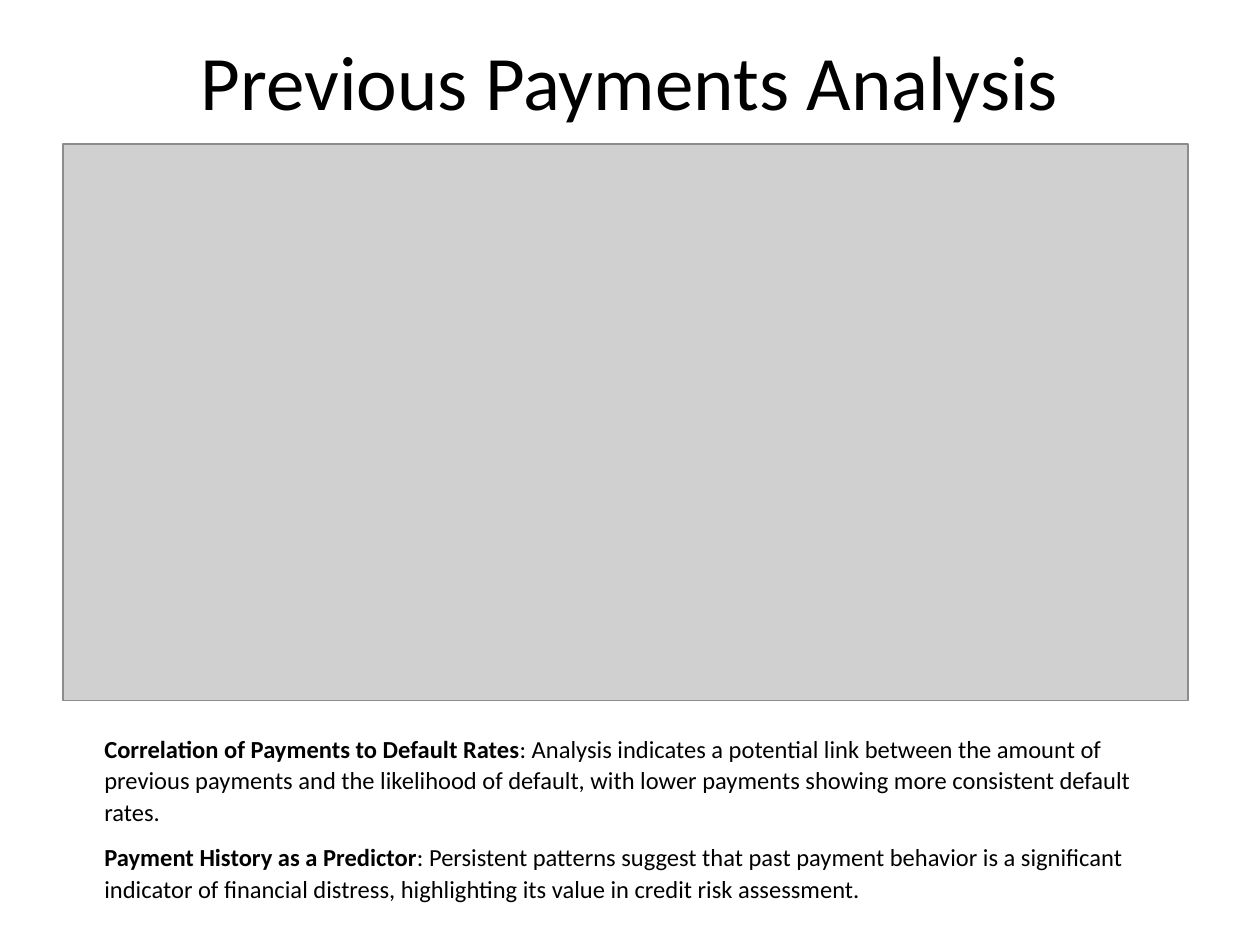
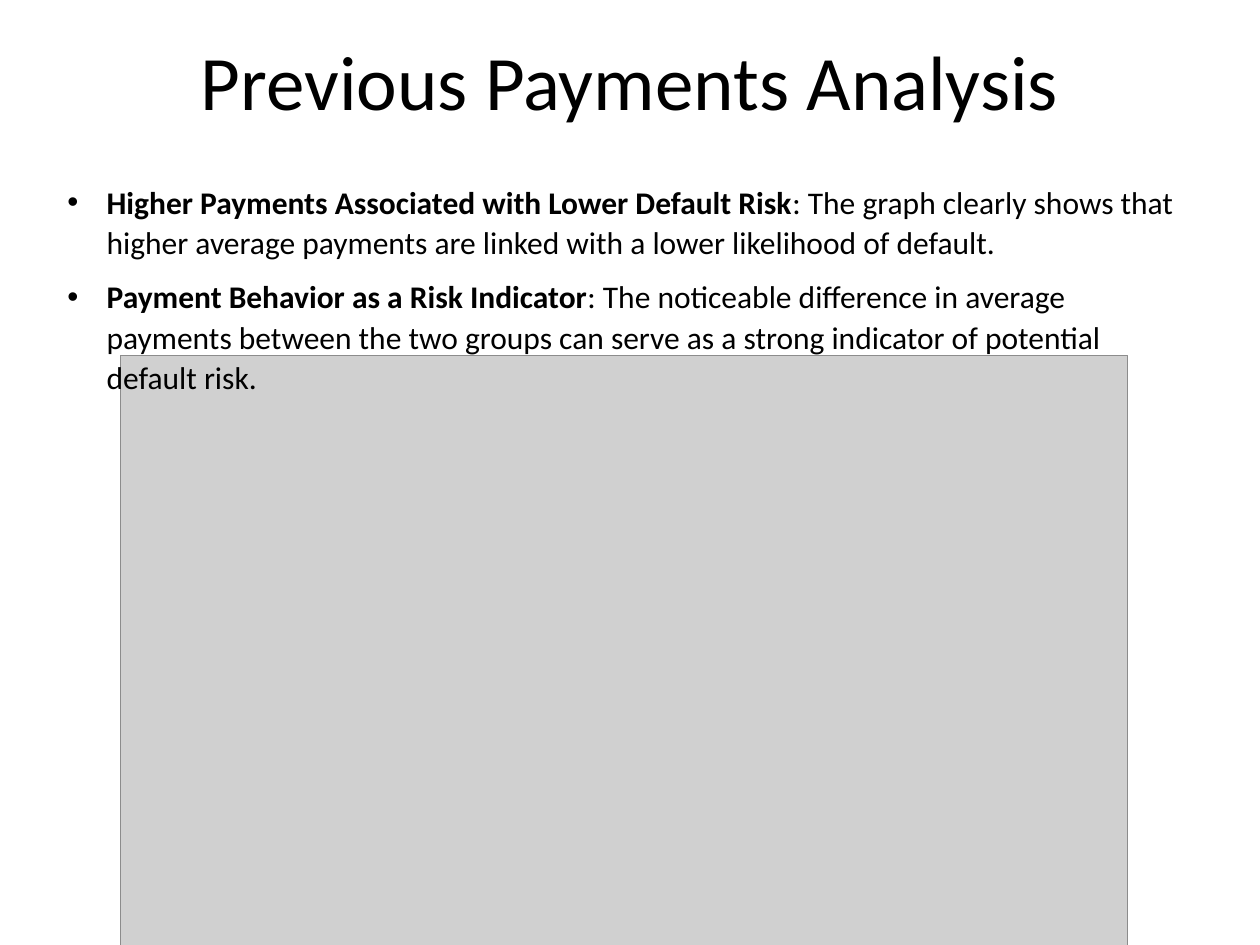
Before and after one commit to leoadkn/Springboard-Capstone-2, a slide deck: slide 7 of Report/Final Presentation.pptx (slide 8 before the commit). Drawn at 1260x945 pixels with LibreOffice and Linux fonts; fonts in the diff are those of the drawing; grey boxes stand for pictures. Boxes give left, top, right and bottom in pixels: in the first picture for what was removed or moved away, otherwise in the second. Text is boxed around its words. In the diff, an @@ line names an element or a change of style, - is before the commit and + after.

```diff
--- a/Report/Final Presentation.pptx
+++ b/Report/Final Presentation.pptx
@@ picture removed at box(63, 144, 1188, 701) @@
@@ text added at box(107, 192, 1173, 397), 18 pt, text #000000 @@
+• Higher Payments Associated with Lower Default Risk: The graph clearly shows that higher average payments are linked with a lower likelihood of default.
+• Payment Behavior as a Risk Indicator: The noticeable difference in average payments between the two groups can serve as a strong indicator of potential default risk.
@@ picture added at box(121, 355, 1128, 945) @@
@@ text removed at box(104, 740, 1130, 903) @@
-Correlation of Payments to Default Rates: Analysis indicates a potential link between the amount of previous payments and the likelihood of default, with lower payments showing more consistent default rates.
-Payment History as a Predictor: Persistent patterns suggest that past payment behavior is a significant indicator of financial distress, highlighting its value in credit risk assessment.
```
Also in this commit, not shown: 5 other slides changed, 2 slides added, 3 slides removed.
